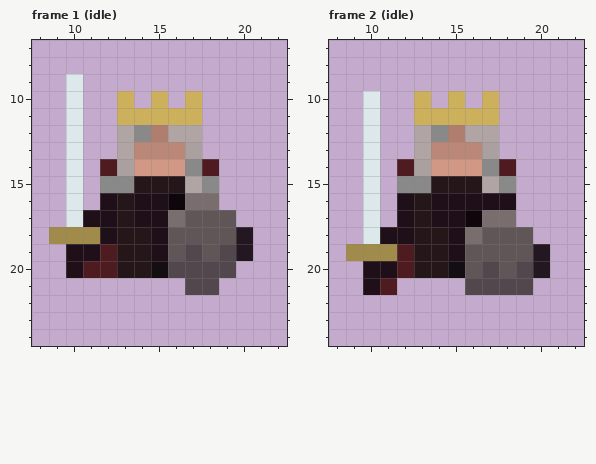
A pixel-art file gets an edit: Assets/Art/king.aseprite. Above: the version before the commit.
32x32 pixels, 2 frames. Colours within 5 levels of each other are drawn and written as one. Shown: frame 1 (idle): x 8..22, y 7..24; frame 2 (idle): x 8..22, y 7..24. The commit also changed other frames, which this record leaves out.
Now the later version:
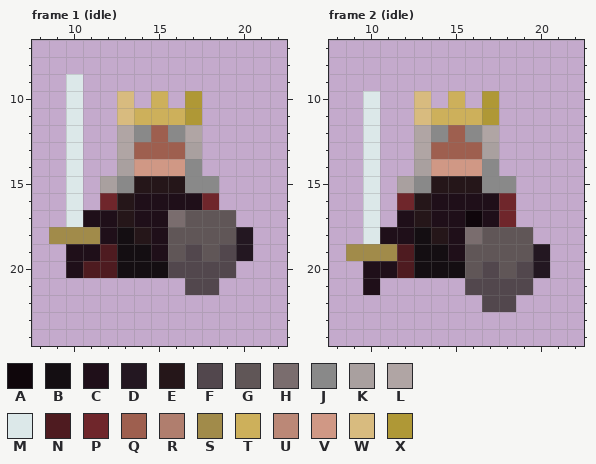
Palette (. is transparent): A #0f060b  B #140e12  C #1f0f19  D #231721  E #251619  F #52474d  G #605657  H #7a6d6e  J #898989  K #a9a09f  L #b0a5a4  M #dce8e9  N #4e1b20  P #6f262b  Q #9e5f4f  R #b07e6e  S #a18b4a  T #cdb05b  U #bb8877  V #d09885  W #d8bb7f  X #af9836
Change:
Frame 1 (idle), layer "Layer 1":
Colour E gives way to colour B in row 18 at x 13; in rows 19 to 20 at x 13 to 14.
Colour A gives way to colour C in row 16 at x 16.
Colour H gives way to colour C in row 16 at x 17.
Colour L gives way to colour J in row 12 at x 16; in row 15 at x 17.
Colour J gives way to colour K in row 15 at x 12.
Colour C gives way to colour P in row 16 at x 12.
Colour H gives way to colour P in row 16 at x 18.
Colour R gives way to colour Q in row 12 at x 15.
Colour U gives way to colour Q in row 13 at x 14 to 16.
Colour T gives way to colour W in rows 10 to 11 at x 13.
Colour T gives way to colour X in rows 10 to 11 at x 17.
Colour N is gone in row 14 at x 12 and 18.
Frame 2 (idle), layer "Layer 1":
Colour E gives way to colour B in row 18 at x 13; in rows 19 to 20 at x 13 to 14.
Colour H gives way to colour C in row 17 at x 17.
The edit adds colour F in row 22 at x 17 to 18.
Colour L gives way to colour J in row 12 at x 16; in row 15 at x 17.
Colour J gives way to colour K in row 15 at x 12.
Colour C gives way to colour P in row 16 at x 12 and 18.
Colour H gives way to colour P in row 17 at x 18.
Colour R gives way to colour Q in row 12 at x 15.
Colour U gives way to colour Q in row 13 at x 14 to 16.
Colour T gives way to colour W in rows 10 to 11 at x 13.
Colour T gives way to colour X in rows 10 to 11 at x 17.
Colour N is gone in row 14 at x 12 and 18; in row 21 at x 11.
Boxes around the changes in both pictures, in picture pixels (x1, y1, x2, y2):
changed: (100, 91, 219, 278)
changed: (380, 91, 516, 312)
